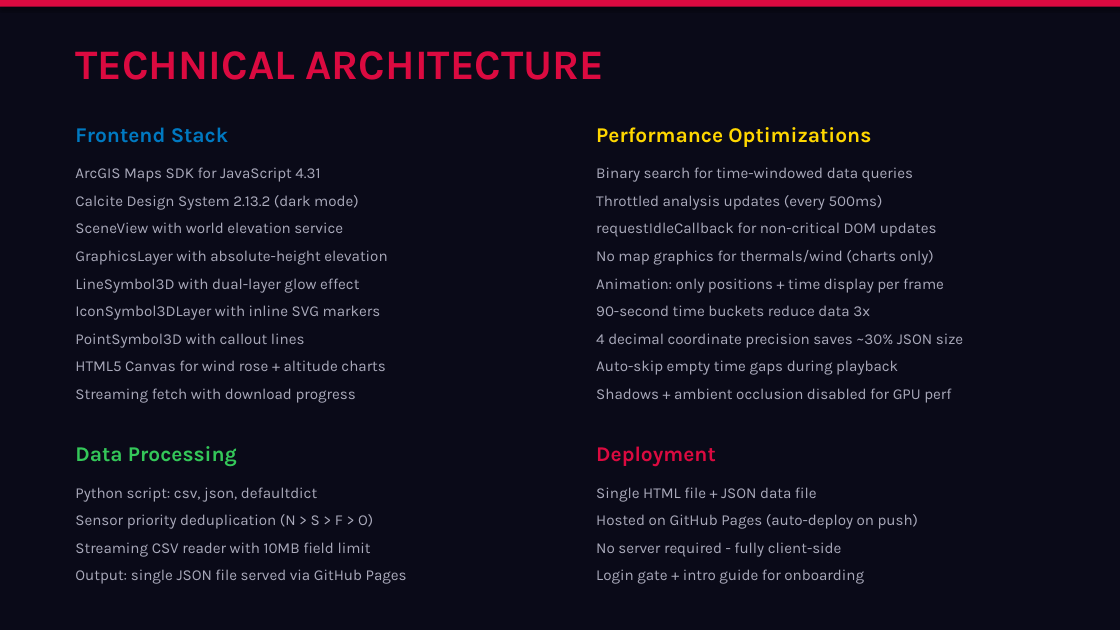
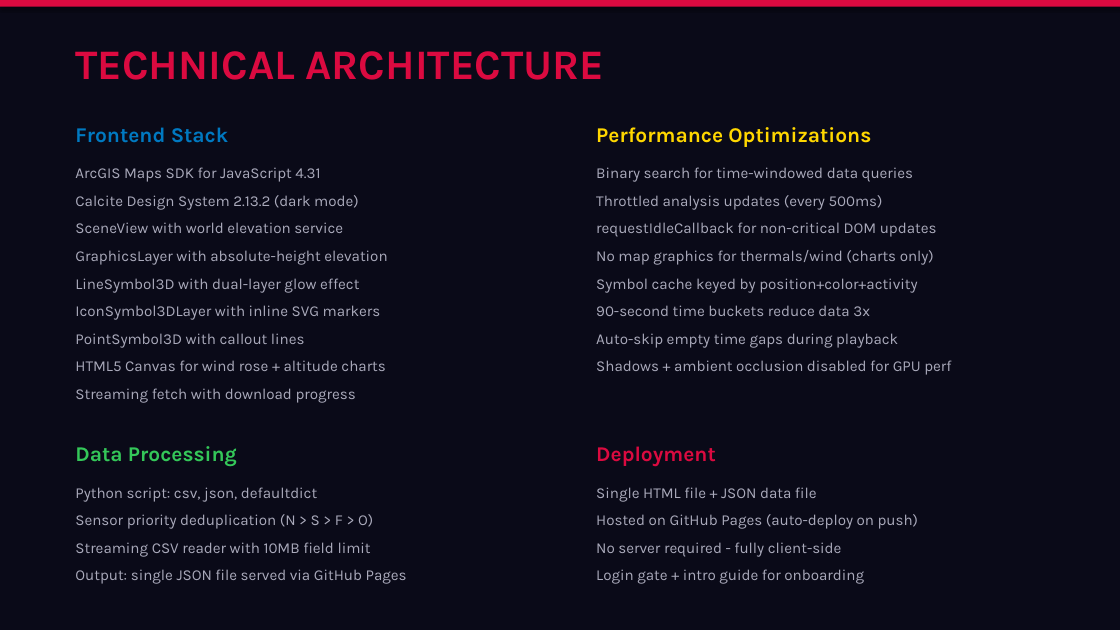
Before and after one commit to garridolecca/redbull-xalps-3d, a slide deck: slide 7 of RedBull_XAlps_2025_Dashboard.pptx. Drawn at 1120x630 pixels with LibreOffice and Linux fonts; fonts in the diff are those of the drawing. Boxes give left, top, right and bottom in pixels: in the first picture for what was removed or moved away, otherwise in the second. Text is boxed around its words. In the diff, an @@ line names an element or a change of style, - is before the commit and + after.

```diff
--- a/RedBull_XAlps_2025_Dashboard.pptx
+++ b/RedBull_XAlps_2025_Dashboard.pptx
@@ text at (596, 278, 917, 293): text changed @@
-Animation: only positions + time display per frame
+Symbol cache keyed by position+color+activity
@@ text at (596, 333, 963, 348): paragraph removed @@
-4 decimal coordinate precision saves ~30% JSON size
```
Also in this commit, not shown: 3 other slides changed, 2 other files.
